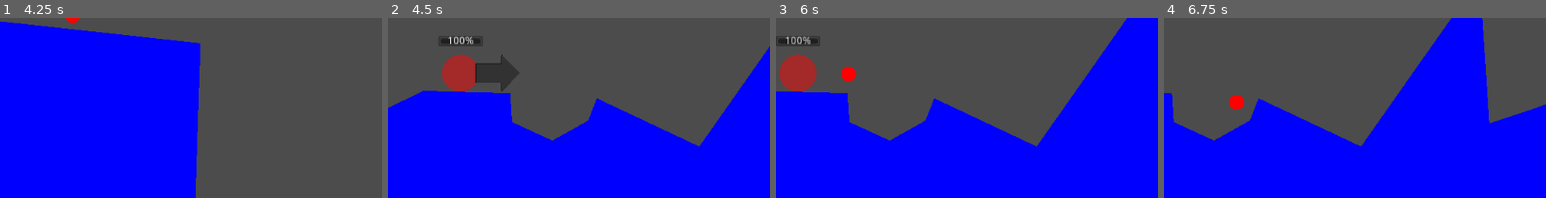
Above: before the commit, frames 1-4 (left to right).
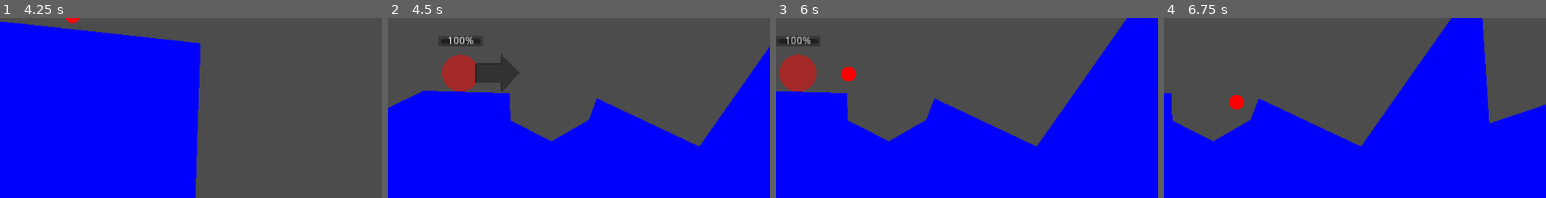
Above: after the commit, the same moments.

Repository: the-g-force/GGJ23
Game: Godot game, scene res://World/World.tscn
Same seed, same stepped clock (60 frames per second), same inputs: the game is played once before the commit and once after it.
Inputs:
- Up to frame 1 (4.25 s): tap Enter at 0.5, 2.75 s; tap Space at 1.25, 3.5 s
- Up to frame 2 (4.5 s): no input
- Up to frame 3 (6 s): tap Enter at 5 s; tap Space at 5.75 s
- Up to frame 4 (6.75 s): no input
The pictures show only the part of the screen within x 40-90%, y 19-69%; the shares and areas given below are measured in that part.

Frame 1 is identical in both runs. In frame 2, 0.2% of the frame differs, in the area x 31-55%, y 41-69%; in frame 3, 0.2%; in frame 4, 0.2%.

Commit message:
Add bullets damaging potatoes

Diff:
--- a/project/Bullet/Bullet.gd
+++ b/project/Bullet/Bullet.gd
@@ -2,7 +2,7 @@
 
 const KILL_LINE := 600
 
-onready var _explosion_shape := $ExplosionShape
+onready var _explosion_shape : CollisionPolygon2D = $Area2D/ExplosionShape
 
 
 func _ready()->void:
@@ -20,4 +20,7 @@
 func _on_Bullet_body_entered(body:Node)->void:
 	if body.has_method("clip"):
 		body.clip(_explosion_shape)
-		queue_free()
+	for object in $Area2D.get_overlapping_bodies():
+		if object.has_method("damage"):
+			object.damage(25)
+	queue_free()
--- a/project/Bullet/Bullet.tscn
+++ b/project/Bullet/Bullet.tscn
@@ -12,7 +12,9 @@
 [node name="CollisionShape2D" type="CollisionShape2D" parent="."]
 shape = SubResource( 1 )
 
-[node name="ExplosionShape" type="Polygon2D" parent="."]
-polygon = PoolVector2Array( -46, -54, -2, -83, 43, -60, 66, -1, 48, 45, 0, 72, -54, 47, -58, -17 )
+[node name="Area2D" type="Area2D" parent="."]
+
+[node name="ExplosionShape" type="CollisionPolygon2D" parent="Area2D"]
+polygon = PoolVector2Array( -2, -80, 43, -60, 66, -1, 49, 44, -1, 73, -56, 45, -58, -13, -45, -53 )
 
 [connection signal="body_entered" from="." to="." method="_on_Bullet_body_entered"]
--- a/project/World/DestructibleTerrain.gd
+++ b/project/World/DestructibleTerrain.gd
@@ -8,7 +8,7 @@
 onready var _collision_polygon : CollisionPolygon2D = $CollisionPolygon2D
 
 
-func clip(polygon_to_clip:Polygon2D)->void:
+func clip(polygon_to_clip)->void:
 	var offset_polygon := _offset_polygon(polygon_to_clip.polygon, polygon_to_clip.global_position)
 
 	var clip_result := Geometry.clip_polygons_2d(_collision_polygon.polygon, offset_polygon)
